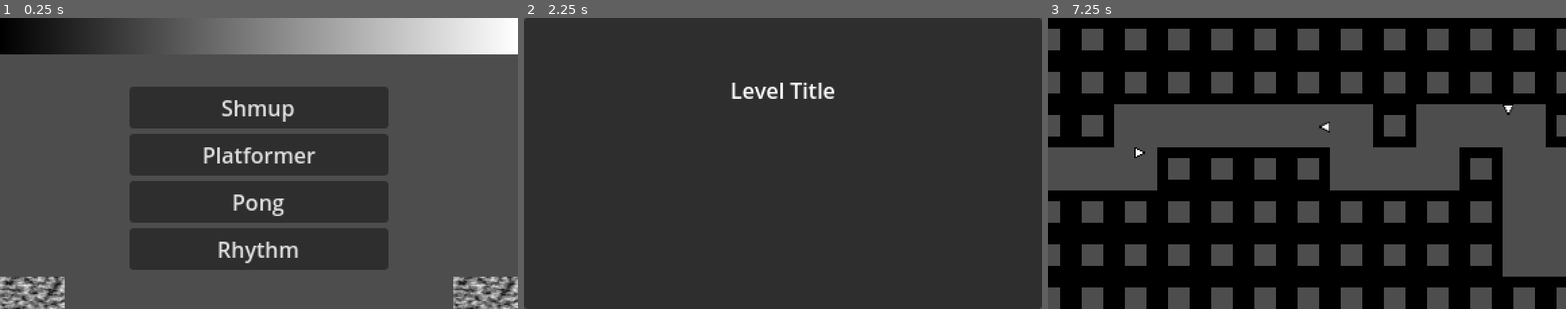
Above: before the commit, frames 1-3 (left to right).
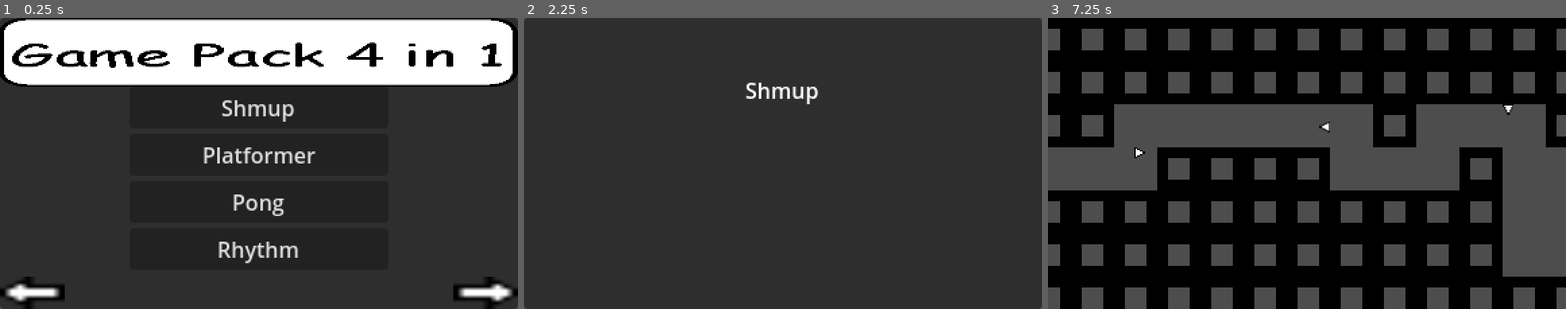
Above: after the commit, the same moments.

Repository: iirlas/acerola-jam-0
Game: Godot game, scene res://main.tscn
Two runs of this game, one before a commit and one after it. Both use one fixed random seed, a clock stepped at 60 frames per second and the inputs below.
Inputs (mouse positions are in pixels of both pictures, inside the frame that each line leads up to):
- Up to frame 1 (0.25 s): no input
- Up to frame 2 (2.25 s): click (1010, 294) at 0.5 s; click (1010, 294) at 1.25 s; click "Shmup" at 2 s
- Up to frame 3 (7.25 s): tap Enter at 2.75, 4.25, 5.75 s; hold Z (action_0) 2.78-3.53 s; hold Right (ui_right) 2.78-4.28 s; tap Up (ui_up) at 3.02, 3.77, 5.27, 6.02, 6.77 s; tap Space at 3.5, 5, 6.5 s; tap X (action_1) at 3.6, 5.1, 6.6 s; hold Left (ui_left) 4.28-5.03 s; hold Z (action_0) 4.28-5.03 s; hold Right (ui_right) 5.03-6.53 s; hold Z (action_0) 5.78-6.53 s; hold Left (ui_left) from 6.53 s (still down)

The runs differ from the first frame. In frame 1, 70% of the frame differs, in the area x 0-100%, y 0-100%; in frame 2, 0.7%; in frame 3, nothing differs.

Commit message:
Added Title screen, fixed lives

Diff:
--- a/platformer/platformer.tscn
+++ b/platformer/platformer.tscn
@@ -9,7 +9,7 @@
 [ext_resource type="Script" path="res://scripts/health.gd" id="7_2yiiu"]
 
 [sub_resource type="RectangleShape2D" id="RectangleShape2D_7wd40"]
-size = Vector2(192, 108)
+size = Vector2(192, 324)
 
 [sub_resource type="RectangleShape2D" id="RectangleShape2D_3bbj4"]
 size = Vector2(1386, 20)
@@ -26,7 +26,7 @@
 limit_left = 0
 limit_top = 0
 limit_right = 1200
-limit_bottom = 184
+limit_bottom = 150
 
 [node name="Area2D" type="Area2D" parent="Camera2D"]
 collision_layer = 0
@@ -62,6 +62,48 @@
 target = NodePath("../../Player")
 axis_lock = 3
 
+[node name="Enemy2" parent="Enemies" node_paths=PackedStringArray("target") instance=ExtResource("5_ipygr")]
+position = Vector2(356, 116)
+rotation = -3.14159
+target = NodePath("../../Player")
+axis_lock = 3
+
+[node name="Enemy3" parent="Enemies" node_paths=PackedStringArray("target") instance=ExtResource("5_ipygr")]
+position = Vector2(381, 49)
+rotation = -4.71238
+target = NodePath("../../Player")
+axis_lock = 2
+
+[node name="Enemy4" parent="Enemies" node_paths=PackedStringArray("target") instance=ExtResource("5_ipygr")]
+position = Vector2(956, 108)
+rotation = -3.14159
+target = NodePath("../../Player")
+axis_lock = 3
+
+[node name="Enemy5" parent="Enemies" node_paths=PackedStringArray("target") instance=ExtResource("5_ipygr")]
+position = Vector2(1020, 92)
+rotation = -3.14159
+target = NodePath("../../Player")
+axis_lock = 3
+
+[node name="Enemy6" parent="Enemies" node_paths=PackedStringArray("target") instance=ExtResource("5_ipygr")]
+position = Vector2(1084, 76)
+rotation = -3.14159
+target = NodePath("../../Player")
+axis_lock = 3
+
+[node name="Enemy7" parent="Enemies" node_paths=PackedStringArray("target") instance=ExtResource("5_ipygr")]
+position = Vector2(220, 116)
+rotation = -1.57079
+target = NodePath("../../Player")
+axis_lock = 3
+
+[node name="Enemy8" parent="Enemies" node_paths=PackedStringArray("target") instance=ExtResource("5_ipygr")]
+position = Vector2(732, 108)
+rotation = -3.14159
+target = NodePath("../../Player")
+axis_lock = 3
+
 [node name="Death" type="Area2D" parent="."]
 position = Vector2(0, 216)
 collision_layer = 2
--- a/project.godot
+++ b/project.godot
@@ -24,7 +24,6 @@
 
 window/size/viewport_width=384
 window/size/viewport_height=216
-window/size/mode=3
 window/stretch/mode="viewport"
 window/stretch/scale_mode="integer"
 
--- a/rhythm/rhythm.tscn
+++ b/rhythm/rhythm.tscn
@@ -1,4 +1,7 @@
-[gd_scene load_steps=4 format=3 uid="uid://w75uq3kc8yak"]
+[gd_scene load_steps=6 format=3 uid="uid://w75uq3kc8yak"]
+
+[ext_resource type="Script" path="res://scripts/level.gd" id="1_no7b8"]
+[ext_resource type="Script" path="res://title_screen/transition_timer.gd" id="2_wew61"]
 
 [sub_resource type="LabelSettings" id="LabelSettings_imbhw"]
 font_size = 36
@@ -18,6 +21,8 @@
 anchor_bottom = 1.0
 grow_horizontal = 2
 grow_vertical = 2
+script = ExtResource("1_no7b8")
+lives = 0
 
 [node name="Title" type="Label" parent="."]
 layout_mode = 1
@@ -59,3 +64,11 @@
 label_settings = SubResource("LabelSettings_oyf4b")
 autowrap_mode = 3
 uppercase = true
+
+[node name="Timer" type="Timer" parent="."]
+wait_time = 5.0
+one_shot = true
+autostart = true
+script = ExtResource("2_wew61")
+
+[connection signal="timeout" from="Timer" to="Timer" method="_on_timeout"]
--- a/scene_manager/scene_manager.tscn
+++ b/scene_manager/scene_manager.tscn
@@ -16,8 +16,13 @@
 scene = ExtResource("2_myo37")
 
 [node name="Options" type="Node" parent="TitleScreen"]
+script = ExtResource("2_74nh0")
 
 [node name="Credits" type="Node" parent="TitleScreen"]
+script = ExtResource("2_74nh0")
+
+[node name="Help" type="Node" parent="TitleScreen"]
+script = ExtResource("2_74nh0")
 
 [node name="LevelTitleScreen" type="Node" parent="TitleScreen"]
 script = ExtResource("2_74nh0")
--- a/scripts/level.gd
+++ b/scripts/level.gd
@@ -6,7 +6,8 @@
 
 
 func _ready():
-	LevelManager.lives = lives
+	if LevelManager.lives <= 0:
+		LevelManager.lives = lives
 
 
 func _on_win():
@@ -16,6 +17,5 @@
 
 func _on_loss():
 	LevelManager.lives -= 1
-	if LevelManager.lives <= 0:
-		SceneManager.goto_child(1)
+	SceneManager.goto_child(1)
 	pass
--- a/shmup/bullet.tscn
+++ b/shmup/bullet.tscn
@@ -1,18 +1,11 @@
-[gd_scene load_steps=6 format=3 uid="uid://cmdtn7qscq5yt"]
+[gd_scene load_steps=5 format=3 uid="uid://cmdtn7qscq5yt"]
 
 [ext_resource type="Script" path="res://shmup/bullet.gd" id="1_hjrv0"]
 [ext_resource type="Script" path="res://scripts/health.gd" id="2_53uqp"]
+[ext_resource type="Texture2D" uid="uid://4ed2jjihbr4g" path="res://shmup/bullet.png" id="2_fp7yv"]
 
 [sub_resource type="CircleShape2D" id="CircleShape2D_dmphq"]
 radius = 4.0
-
-[sub_resource type="Gradient" id="Gradient_dto00"]
-
-[sub_resource type="GradientTexture2D" id="GradientTexture2D_xypap"]
-gradient = SubResource("Gradient_dto00")
-width = 4
-height = 4
-metadata/_snap_count = 11
 
 [node name="Bullet" type="RigidBody2D"]
 collision_layer = 3
@@ -27,7 +20,7 @@
 shape = SubResource("CircleShape2D_dmphq")
 
 [node name="Sprite2D" type="Sprite2D" parent="."]
-texture = SubResource("GradientTexture2D_xypap")
+texture = ExtResource("2_fp7yv")
 
 [node name="Health" type="Node" parent="."]
 script = ExtResource("2_53uqp")
--- a/shmup/gun.gd
+++ b/shmup/gun.gd
@@ -19,6 +19,7 @@
 	var instance := bullet.instantiate() as RigidBody2D
 	bullets.add_child(instance)
 	instance.global_position = global_position
+	instance.global_rotation = global_rotation
 	instance.collision_layer = collision_layer
 	instance.collision_mask = collision_mask
 	instance.apply_impulse(global_transform.x * force)
--- a/shmup/shmup.tscn
+++ b/shmup/shmup.tscn
@@ -17,6 +17,7 @@
 
 [node name="Shmup" type="Node2D"]
 script = ExtResource("1_l1wlu")
+lives = 2
 
 [node name="Camera2D" type="Camera2D" parent="."]
 anchor_mode = 0
--- /dev/null
+++ b/title_screen/level_title_screen.gd
@@ -0,0 +1,7 @@
+extends Control
+
+
+func _ready():
+	$Title.text = (SceneManager.level.scene as PackedScene).get_state().get_node_name(0)
+	if LevelManager.lives > 0:
+		$Lives.text = "Lives: " + str(LevelManager.lives)
--- a/title_screen/level_title_screen.tscn
+++ b/title_screen/level_title_screen.tscn
@@ -1,5 +1,6 @@
-[gd_scene load_steps=2 format=3 uid="uid://2utou20l2uuj"]
+[gd_scene load_steps=3 format=3 uid="uid://2utou20l2uuj"]
 
+[ext_resource type="Script" path="res://title_screen/level_title_screen.gd" id="1_31p2x"]
 [ext_resource type="Script" path="res://title_screen/transition_timer.gd" id="1_t5fnr"]
 
 [node name="LevelTitleScreen" type="Control"]
@@ -9,6 +10,7 @@
 anchor_bottom = 1.0
 grow_horizontal = 2
 grow_vertical = 2
+script = ExtResource("1_31p2x")
 
 [node name="Panel" type="Panel" parent="."]
 layout_mode = 1
@@ -18,7 +20,7 @@
 grow_horizontal = 2
 grow_vertical = 2
 
-[node name="Title" type="Label" parent="Panel"]
+[node name="Title" type="Label" parent="."]
 layout_mode = 1
 anchors_preset = -1
 anchor_left = 0.25
@@ -29,6 +31,17 @@
 horizontal_alignment = 1
 vertical_alignment = 1
 
+[node name="Lives" type="Label" parent="."]
+layout_mode = 1
+anchors_preset = -1
+anchor_left = 0.25
+anchor_top = 0.375
+anchor_right = 0.75
+anchor_bottom = 0.625
+offset_right = -3.05176e-05
+horizontal_alignment = 1
+vertical_alignment = 1
+
 [node name="Timer" type="Timer" parent="."]
 wait_time = 5.0
 autostart = true
--- a/title_screen/title_screen.tscn
+++ b/title_screen/title_screen.tscn
@@ -1,26 +1,23 @@
-[gd_scene load_steps=11 format=3 uid="uid://mnt4k7yyxmbm"]
+[gd_scene load_steps=8 format=3 uid="uid://mnt4k7yyxmbm"]
 
+[ext_resource type="Texture2D" uid="uid://cpvt7ni244knq" path="res://title.png" id="1_ariwo"]
 [ext_resource type="Script" path="res://title_screen/level_select.gd" id="1_u3rku"]
 [ext_resource type="PackedScene" uid="uid://dwcimwhyjcdc1" path="res://platformer/platformer.tscn" id="3_437gj"]
 [ext_resource type="PackedScene" uid="uid://dshewc6y1bq54" path="res://shmup/shmup.tscn" id="3_qfqf7"]
 [ext_resource type="PackedScene" uid="uid://c24mbbj6d6v62" path="res://pong/pong.tscn" id="4_8sv4h"]
 [ext_resource type="PackedScene" uid="uid://w75uq3kc8yak" path="res://rhythm/rhythm.tscn" id="5_gg0ga"]
-
-[sub_resource type="Gradient" id="Gradient_iwi21"]
-
-[sub_resource type="GradientTexture1D" id="GradientTexture1D_4sqi4"]
-gradient = SubResource("Gradient_iwi21")
-
-[sub_resource type="FastNoiseLite" id="FastNoiseLite_2pt51"]
-
-[sub_resource type="NoiseTexture2D" id="NoiseTexture2D_yqjr5"]
-noise = SubResource("FastNoiseLite_2pt51")
-
-[sub_resource type="NoiseTexture2D" id="NoiseTexture2D_fkty0"]
-noise = SubResource("FastNoiseLite_2pt51")
+[ext_resource type="Texture2D" uid="uid://4ed2jjihbr4g" path="res://shmup/bullet.png" id="7_0ypg7"]
 
 [node name="TitleScreen" type="Control"]
 layout_mode = 3
+anchors_preset = 15
+anchor_right = 1.0
+anchor_bottom = 1.0
+grow_horizontal = 2
+grow_vertical = 2
+
+[node name="Panel" type="Panel" parent="."]
+layout_mode = 1
 anchors_preset = 15
 anchor_right = 1.0
 anchor_bottom = 1.0
@@ -31,8 +28,10 @@
 layout_mode = 1
 anchors_preset = -1
 anchor_right = 1.0
-anchor_bottom = 0.125
-texture = SubResource("GradientTexture1D_4sqi4")
+anchor_bottom = 0.236
+offset_bottom = 0.0239983
+texture = ExtResource("1_ariwo")
+expand_mode = 1
 
 [node name="LevelSelect" type="Control" parent="."]
 layout_mode = 1
@@ -80,7 +79,7 @@
 anchor_bottom = 1.0
 grow_horizontal = 2
 grow_vertical = 2
-texture_normal = SubResource("NoiseTexture2D_yqjr5")
+texture_normal = ExtResource("7_0ypg7")
 ignore_texture_size = true
 stretch_mode = 0
 
@@ -90,9 +89,10 @@
 anchor_top = 0.875
 anchor_right = 0.125
 anchor_bottom = 1.0
-texture_normal = SubResource("NoiseTexture2D_fkty0")
+texture_normal = ExtResource("7_0ypg7")
 ignore_texture_size = true
 stretch_mode = 0
+flip_h = true
 
 [connection signal="pressed" from="LevelSelect/ButtonNextPage" to="LevelSelect" method="_on_button_next_page_pressed"]
 [connection signal="pressed" from="LevelSelect/ButtonPrevPage" to="LevelSelect" method="_on_button_prev_page_pressed"]
Binary file added: shmup/bullet.png
Not shown, added: shmup/bullet.png.import
Binary file added: title.png
Not shown, added: title.png.import
